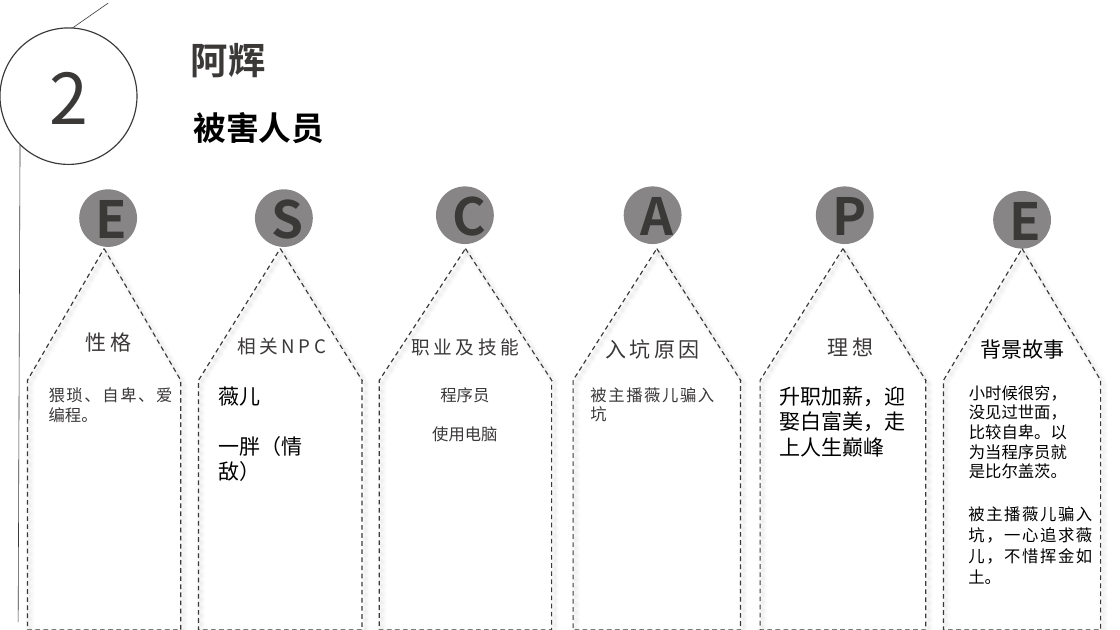
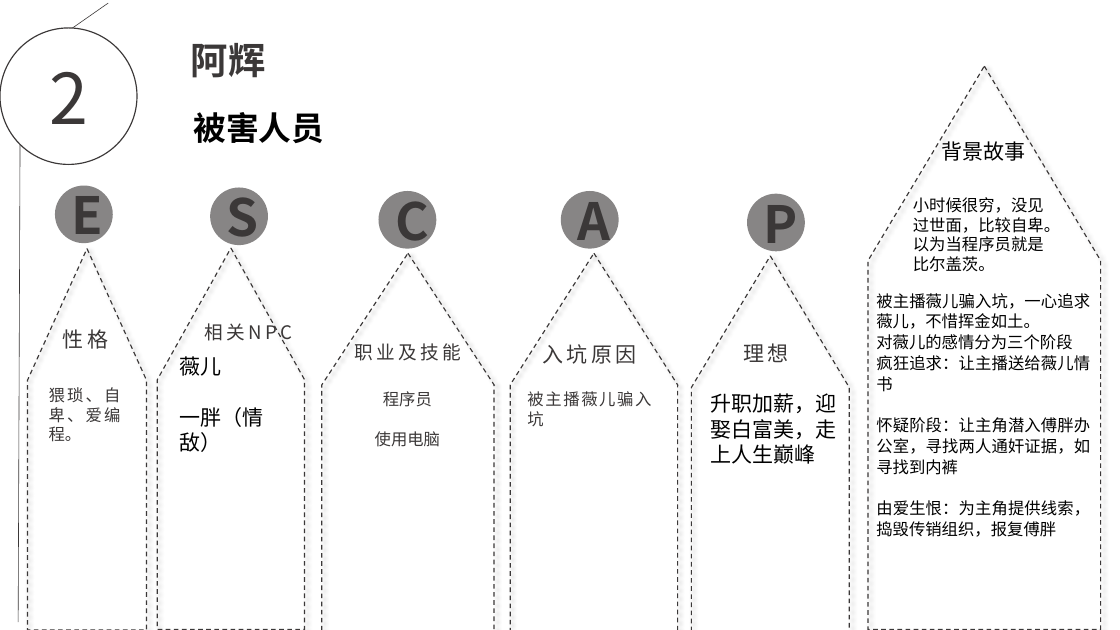
Before and after one commit to EscapeChuanxiao/ChuanXiao, a slide deck: slide 2 of escape.pptx. Drawn at 1120x630 pixels with LibreOffice and Linux fonts; fonts in the diff are those of the drawing; background and template pictures are left out. Boxes give left, top, right and bottom in pixels: in the first picture for what was removed or moved away, otherwise in the second. Text is boxed around its words. In the diff, an @@ line names an element or a change of style, - is before the commit and + after.

```diff
--- a/escape.pptx
+++ b/escape.pptx
@@ freeform shape: place and size @@
-freeform shape at box(944, 249, 1101, 630)
+freeform shape at box(868, 66, 1101, 630)
@@ text "背景故事": place and size @@
-text "背景故事" at box(980, 339, 1064, 359)
+text "背景故事" at box(941, 138, 1025, 161)
@@ ellipse "E": place and size @@
-ellipse "E" at box(79, 189, 137, 247)
+ellipse "E" at box(55, 186, 113, 244)
@@ ellipse "S": place and size @@
-ellipse "S" at box(255, 189, 313, 247)
+ellipse "S" at box(210, 187, 268, 245)
@@ ellipse "C": place and size @@
-ellipse "C" at box(436, 187, 494, 245)
+ellipse "C" at box(379, 191, 437, 249)
@@ ellipse "P": place and size @@
-ellipse "P" at box(816, 187, 874, 245)
+ellipse "P" at box(747, 194, 805, 252)
@@ text "小时候很穷，没见过世面，比较自卑。以为当程序员就是比尔盖茨。" rewrapped from box(969, 385, 1067, 479) to box(913, 197, 1060, 272) @@
@@ ellipse removed at box(993, 191, 1051, 249) @@
-E
@@ freeform shape: place and size @@
-freeform shape at box(28, 249, 181, 630)
+freeform shape at box(28, 249, 147, 630)
@@ freeform shape: place and size @@
-freeform shape at box(198, 249, 362, 630)
+freeform shape at box(157, 248, 304, 629)
@@ freeform shape: place and size @@
-freeform shape at box(380, 249, 552, 630)
+freeform shape at box(322, 253, 494, 630)
@@ 2 texts, 1 ellipse, 1 freeform shape: place and size @@
-2 texts, 1 ellipse, 1 freeform shape at box(573, 187, 740, 630)
+2 texts, 1 ellipse, 1 freeform shape at box(510, 191, 677, 630)
@@ freeform shape: place and size @@
-freeform shape at box(760, 249, 926, 630)
+freeform shape at box(691, 256, 849, 630)
@@ text "被主播薇儿骗入坑，一心追求薇儿，不惜挥金如土。": place and size @@
-text "被主播薇儿骗入坑，一心追求薇儿，不惜挥金如土。" at box(968, 506, 1092, 584)
+text "被主播薇儿骗入坑，一心追求薇儿，不惜挥金如土。" at box(876, 293, 1090, 537)
@@ text "性格": place and size @@
-text "性格" at box(86, 332, 131, 352)
+text "性格" at box(63, 329, 108, 349)
@@ text "相关NPC" rewrapped from box(238, 337, 326, 355) to box(204, 320, 292, 344) @@
@@ text "薇儿": place and size @@
-text "薇儿" at box(218, 386, 302, 481)
+text "薇儿" at box(180, 356, 264, 452)
@@ text "职业及技能": place and size @@
-text "职业及技能" at box(412, 338, 519, 356)
+text "职业及技能" at box(354, 343, 461, 361)
@@ text "理想": place and size @@
-text "理想" at box(828, 337, 873, 357)
+text "理想" at box(743, 343, 788, 363)
@@ text at box(876, 334, 1090, 537): paragraphs added @@
+对薇儿的感情分为三个阶段
+疯狂追求：让主播送给薇儿情书
+怀疑阶段：让主角潜入傅胖办公室，寻找两人通奸证据，如寻找到内裤
+由爱生恨：为主角提供线索，捣毁传销组织，报复傅胖
@@ text "猥琐、自卑、爱编程。" rewrapped from box(49, 387, 173, 423) to box(49, 387, 121, 442) @@
@@ text "程序员": place and size @@
-text "程序员" at box(432, 387, 497, 442)
+text "程序员" at box(375, 391, 440, 447)
@@ text "升职加薪，迎娶白富美，走上人生巅峰": place and size @@
-text "升职加薪，迎娶白富美，走上人生巅峰" at box(780, 386, 906, 457)
+text "升职加薪，迎娶白富美，走上人生巅峰" at box(711, 393, 837, 464)
```
